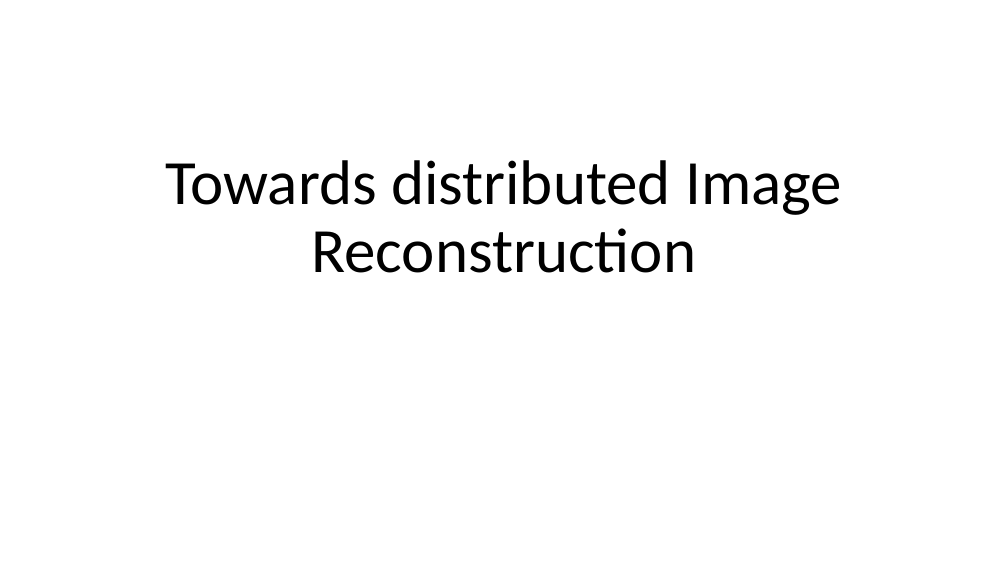
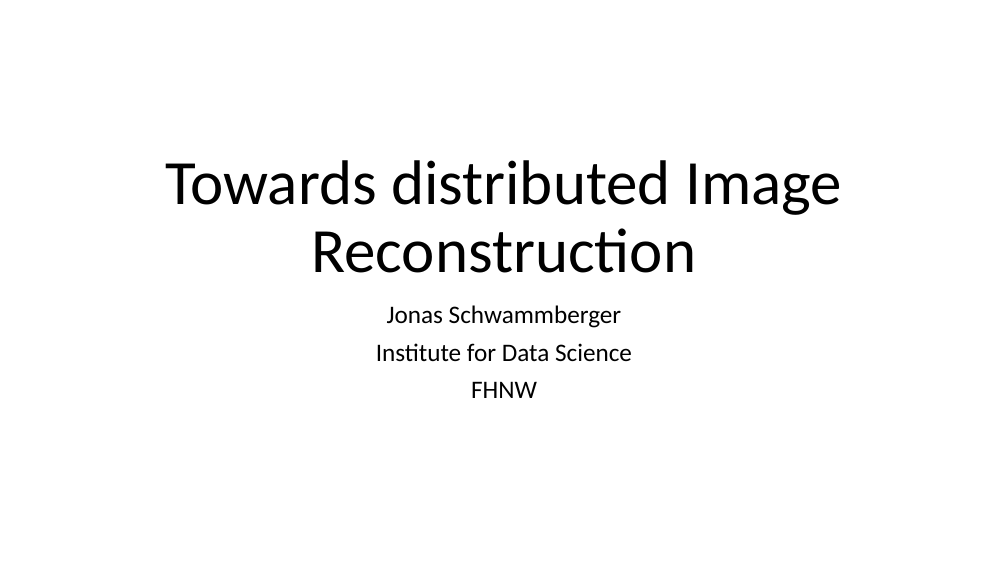
Before and after one commit to lord-blueberry/p9-doc, a slide deck: slide 1 of SKA-Days/Towards Distributed Image Reconstruction.pptx. Drawn at 1008x567 pixels with LibreOffice and Linux fonts; fonts in the diff are those of the drawing. Boxes give left, top, right and bottom in pixels: in the first picture for what was removed or moved away, otherwise in the second. Text is boxed around its words. In the diff, an @@ line names an element or a change of style, - is before the commit and + after.

```diff
--- a/SKA-Days/Towards Distributed Image Reconstruction.pptx
+++ b/SKA-Days/Towards Distributed Image Reconstruction.pptx
@@ subtitle added at (x1=376, y1=305, x2=632, y2=398), 24 pt, text #000000 @@
+Jonas Schwammberger
+Institute for Data Science
+FHNW
```
Also in this commit, not shown: 7 other slides changed, 9 slides added, 1 slide removed, 7 other files.
